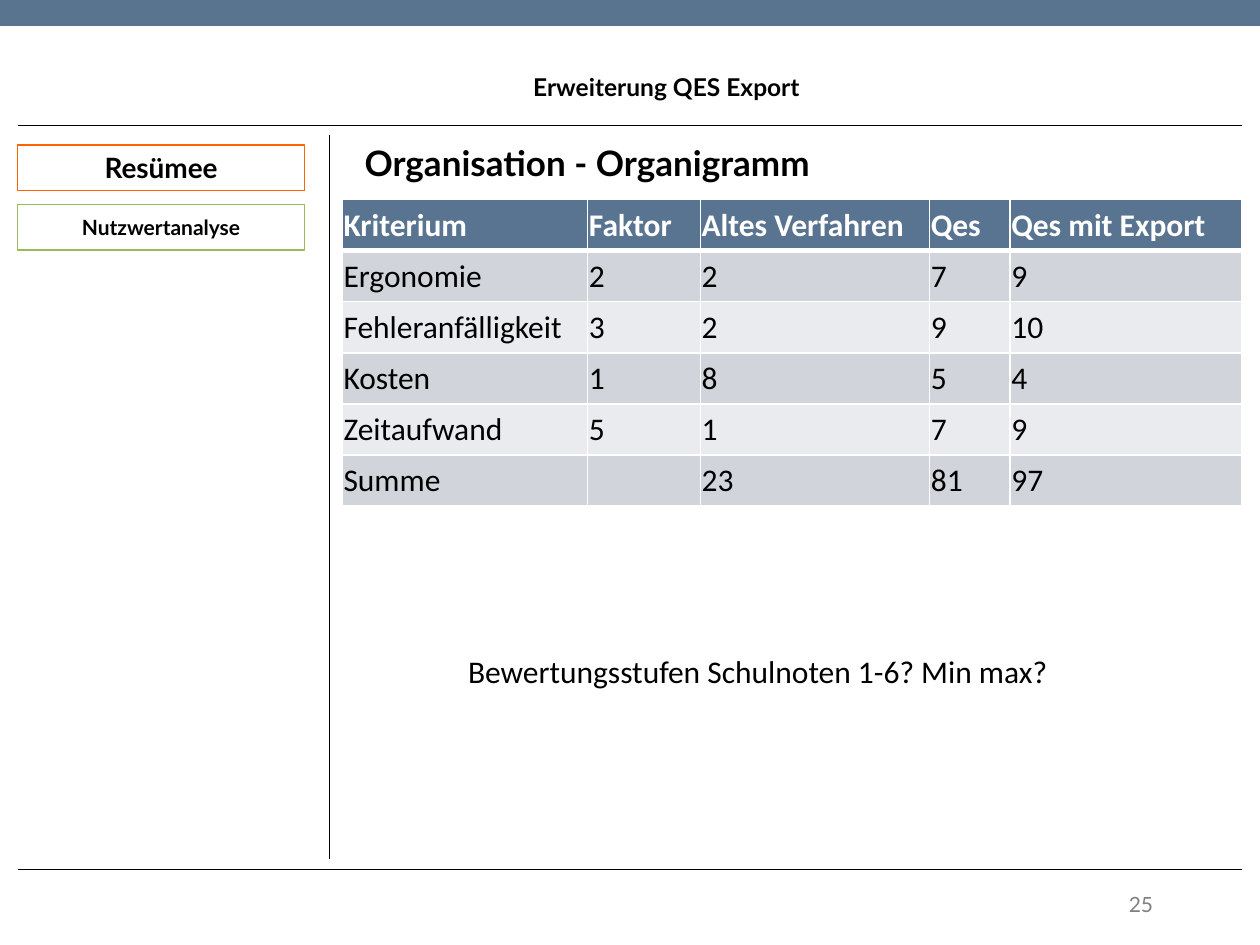
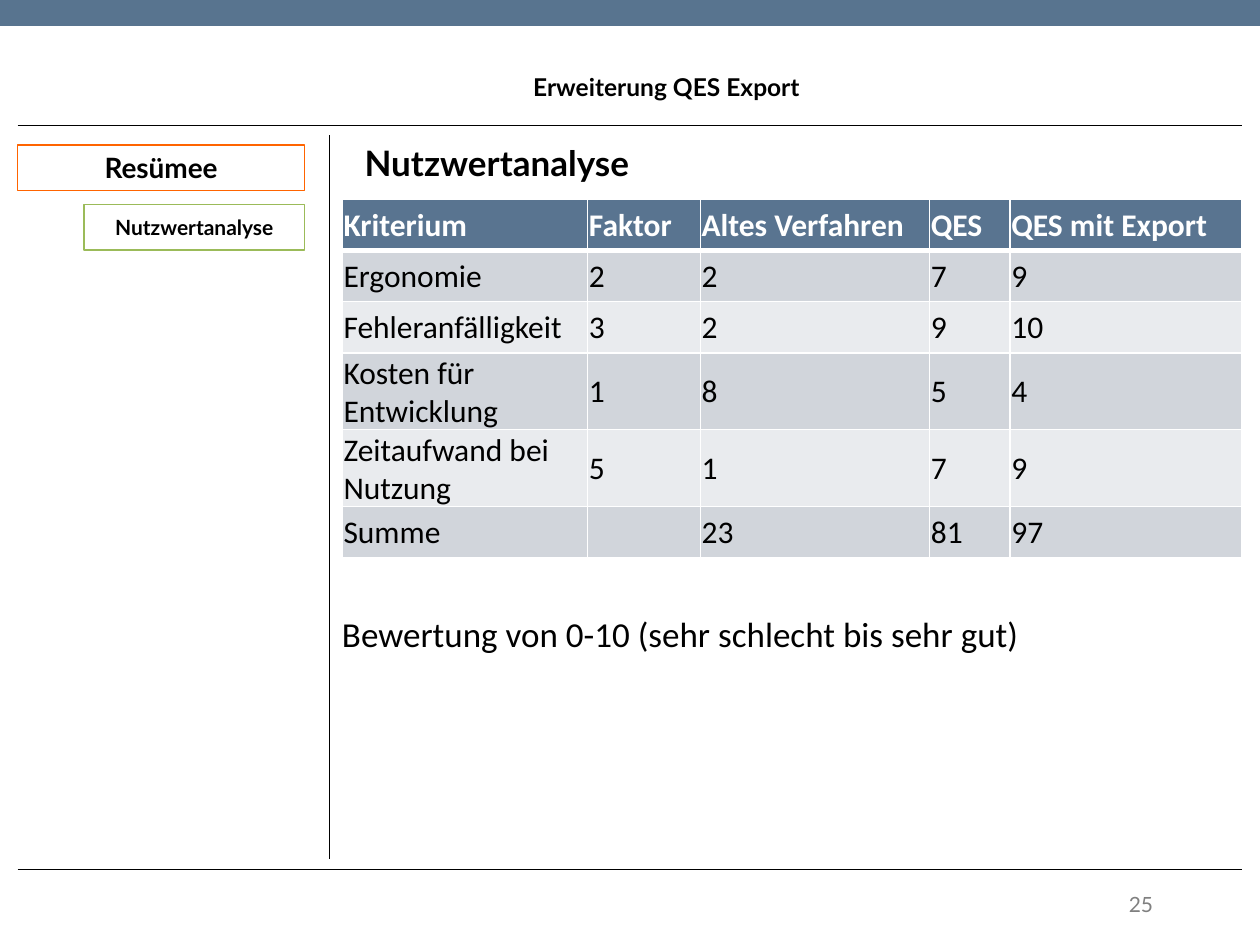
Before and after one commit to TwoHorus/dbExelExportLaravel, a slide deck: slide 25 of DOC/Fachgespraech.pptx. Drawn at 1260x945 pixels with LibreOffice and Linux fonts; fonts in the diff are those of the drawing; background and template pictures are left out. Boxes give left, top, right and bottom in pixels: in the first picture for what was removed or moved away, otherwise in the second. Text is boxed around its words. In the diff, an @@ line names an element or a change of style, - is before the commit and + after.

```diff
--- a/DOC/Fachgespraech.pptx
+++ b/DOC/Fachgespraech.pptx
@@ text at [365, 150, 630, 182]: text changed @@
-Organisation - Organigramm
+Nutzwertanalyse
@@ rectangle "Nutzwertanalyse": place and size @@
-rectangle "Nutzwertanalyse" at [18, 204, 305, 249]
+rectangle "Nutzwertanalyse" at [84, 204, 305, 249]
@@ table at [343, 199, 1242, 557] @@
-row 1, column 4: Qes
+row 1, column 4: QES
-row 1, column 5: Qes mit Export
+row 1, column 5: QES mit Export
-row 4, column 1: Kosten
+row 4, column 1: Kosten für Entwicklung
-row 5, column 1: Zeitaufwand
+row 5, column 1: Zeitaufwand bei Nutzung
@@ text added at [342, 621, 1018, 653], 20 pt, text #000000 @@
+Bewertung von 0-10 (sehr schlecht bis sehr gut)
@@ text removed at [468, 661, 1047, 689] @@
-Bewertungsstufen Schulnoten 1-6? Min max?
```
Also in this commit, not shown: 3 other slides changed, 1 slide removed.
